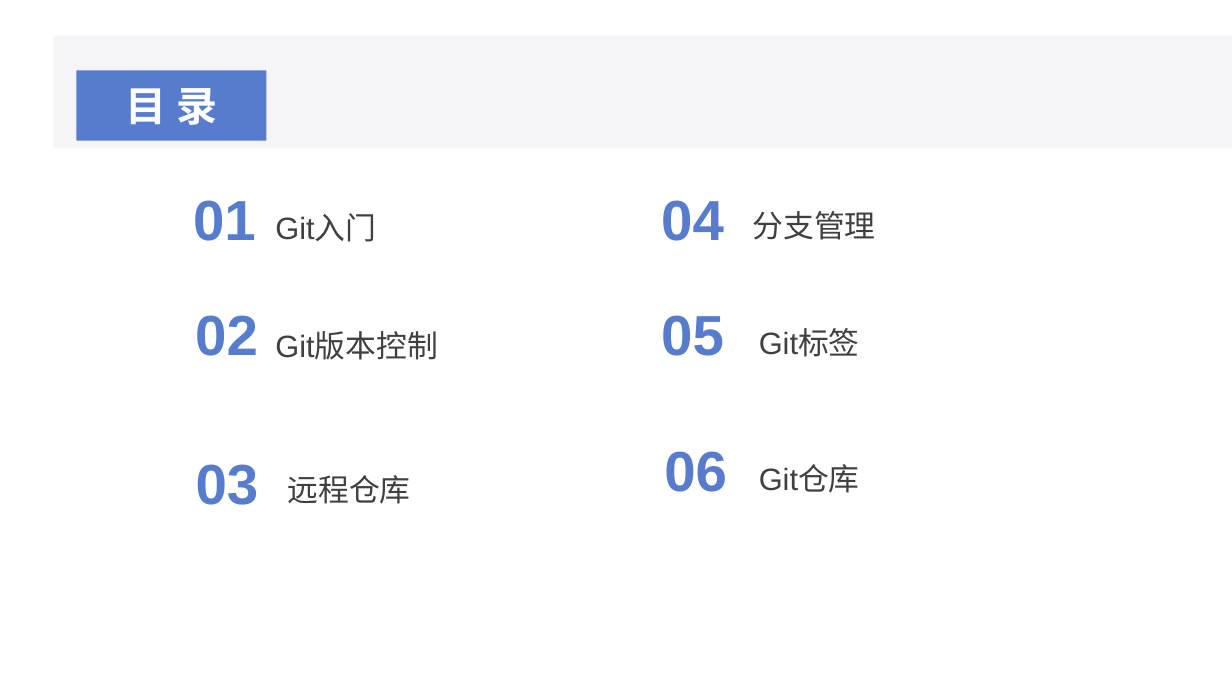
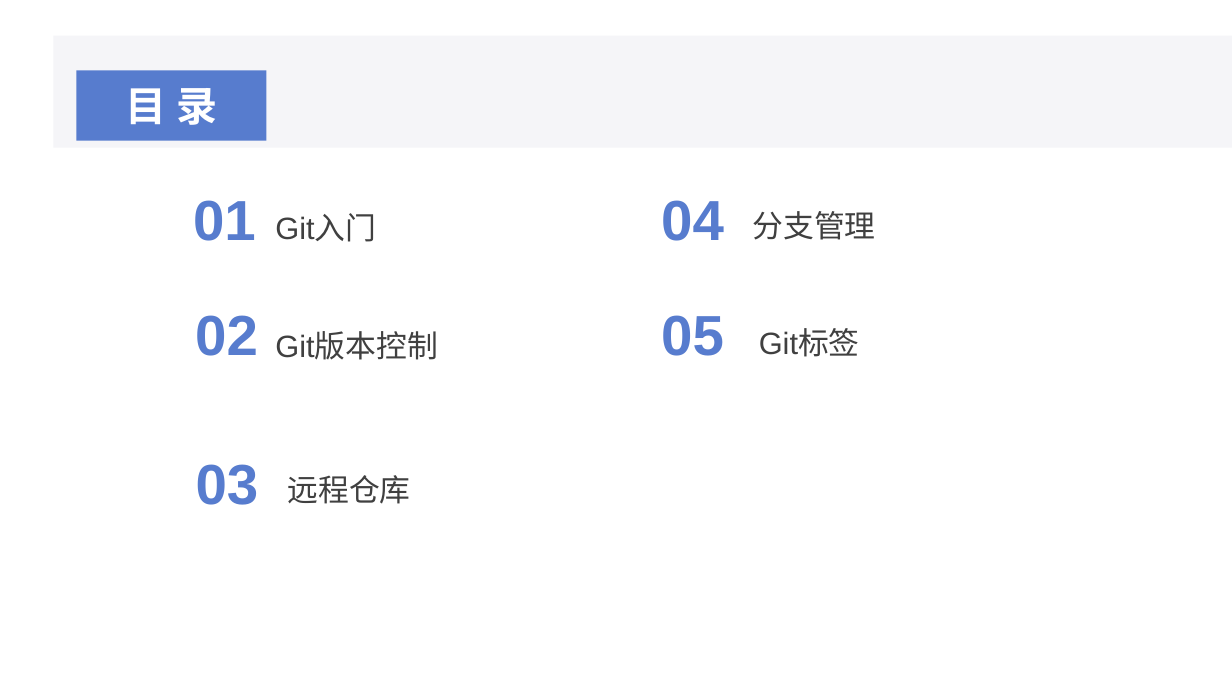
Before and after one commit to Mthion-s/learngit, a slide deck: slide 2 of Git学习.pptx. Drawn at 1232x693 pixels with LibreOffice and Linux fonts; fonts in the diff are those of the drawing. Boxes give left, top, right and bottom in pixels: in the first picture for what was removed or moved away, otherwise in the second. Text is boxed around its words. In the diff, an @@ line names an element or a change of style, - is before the commit and + after.

Commit message:
finish PPT

```diff
--- a/Git学习.pptx
+++ b/Git学习.pptx
@@ text removed at bbox=[664, 451, 727, 492] @@
-06
@@ text removed at bbox=[759, 465, 860, 493] @@
-Git仓库
```
Also in this commit, not shown: 1 other slide changed, 20 slides added, 19 slides removed.
